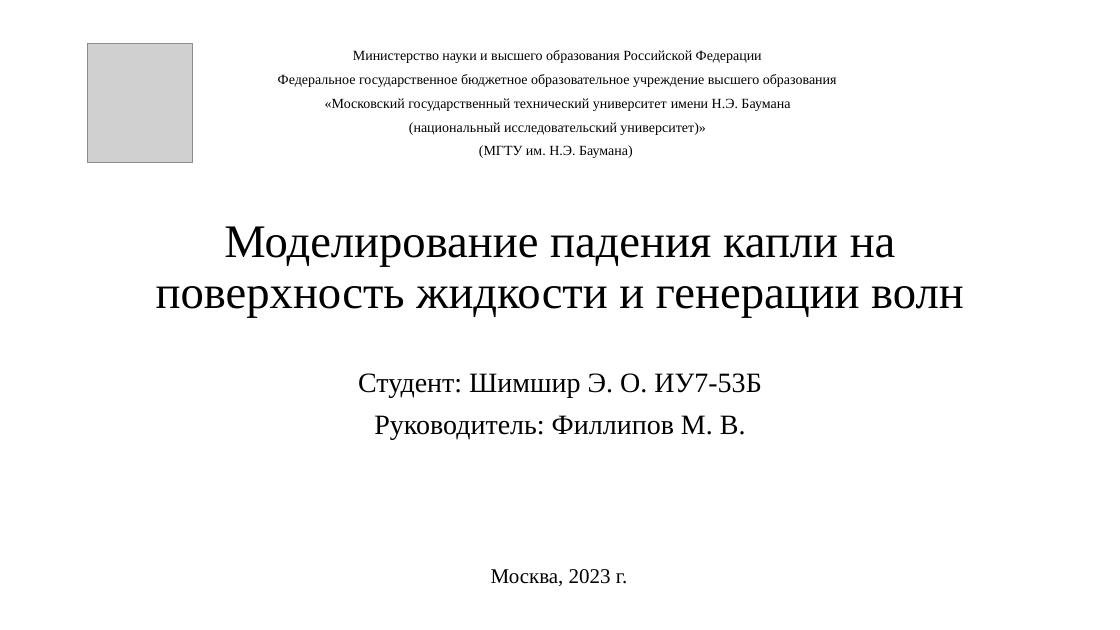
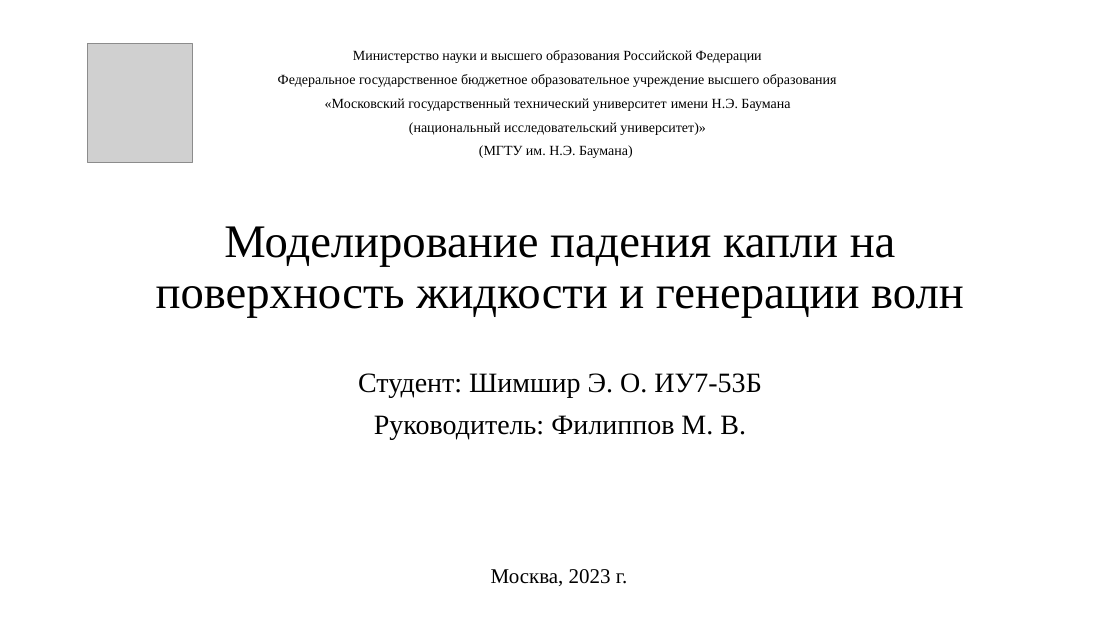
Before and after one commit to EmirShimshir/BMSTU_sem5_CG_CUR, a slide deck: slide 1 of doc/pres.pptx. Drawn at 1120x630 pixels with LibreOffice and Linux fonts; fonts in the diff are those of the drawing; grey boxes stand for pictures. Boxes give left, top, right and bottom in pixels: in the first picture for what was removed or moved away, otherwise in the second. Text is boxed around its words. In the diff, an @@ line names an element or a change of style, - is before the commit and + after.

```diff
--- a/doc/pres.pptx
+++ b/doc/pres.pptx
@@ subtitle at <box>374,415,746,440</box>: text changed @@
-Руководитель: Филлипов М. В.
+Руководитель: Филиппов М. В.
```
Also in this commit, not shown: 3 other files.
